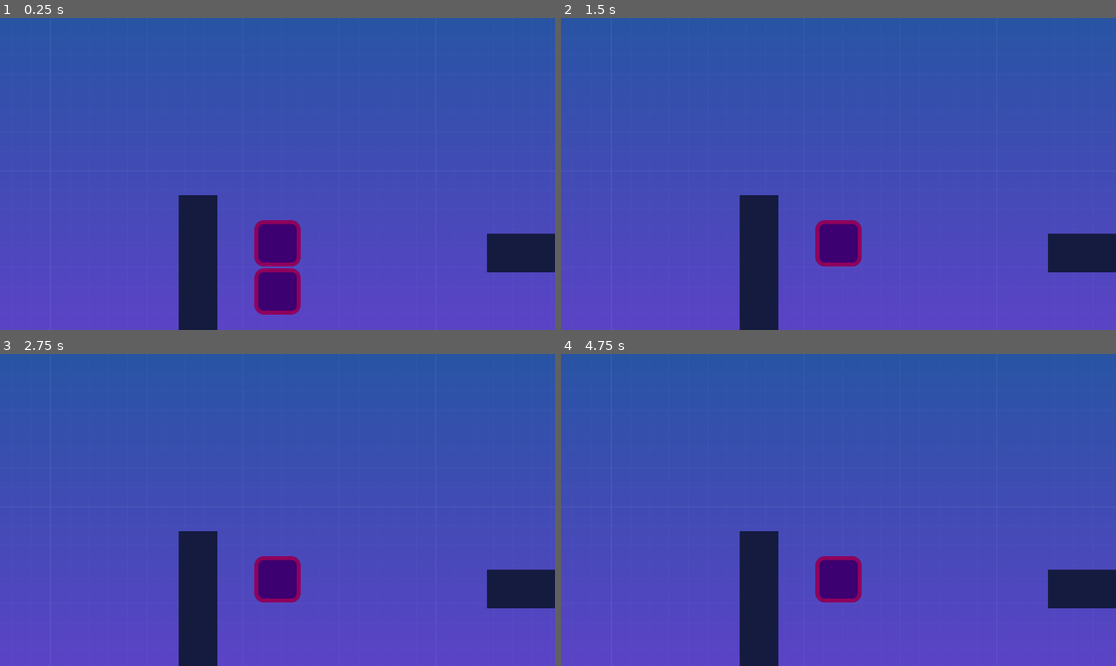
Above: before the commit, frames 1-4 (two rows, left to right).
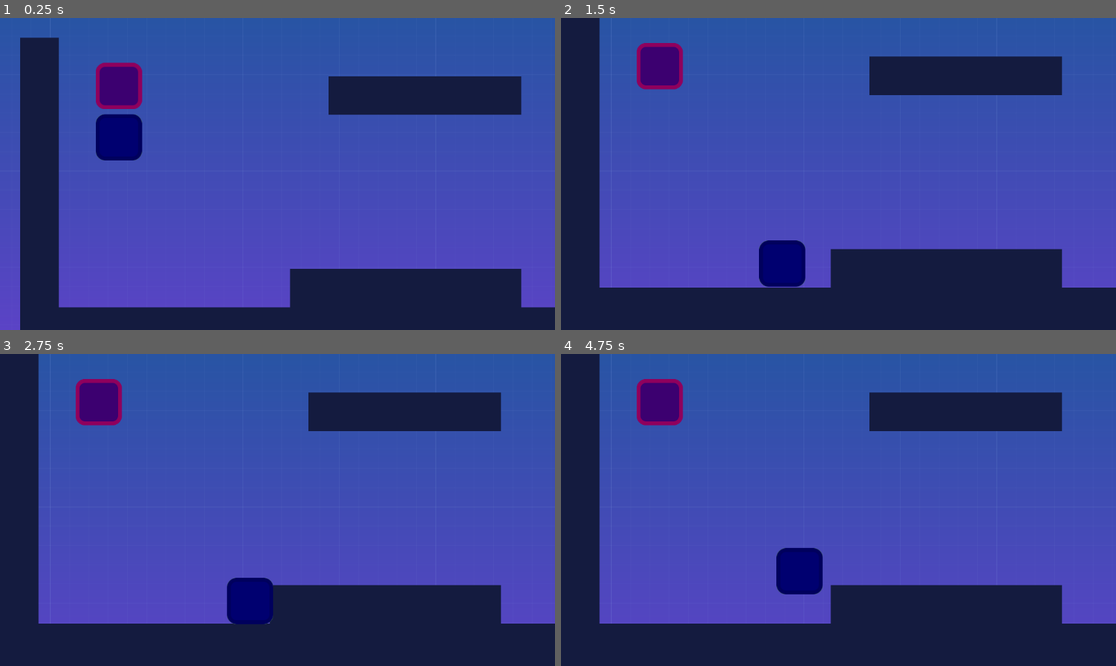
Above: after the commit, the same moments.

Repository: anatolbogun/godot-smoother-node-test-scene
Game: Godot game, scene res://src/Levels/level_template.tscn
Two runs of this game, one before a commit and one after it. Both use one fixed random seed, a clock stepped at 60 frames per second and the inputs below.
Inputs:
- Up to frame 1 (0.25 s): no input
- Up to frame 2 (1.5 s): hold D (move_right) from 0.53 s (still down); tap A (jump) at 0.77 s
- Up to frame 3 (2.75 s): tap A (jump) at 1.52 s; release D (move_right) at 2.03 s
- Up to frame 4 (4.75 s): tap Enter at 2.75 s; hold D (move_right) 2.78-4.28 s; tap A (jump) at 3.02, 3.77, 4.52 s

The runs differ from the first frame. In frame 1, 30% of the frame differs, in the area x 3-100%, y 6-100%; in frame 2, 34%; in frame 3, 34%; in frame 4, 35%, in the area x 0-100%, y 0-100%.
Error before the commit: Trying to assign an array of type "Array" to a variable of type "Array[Node]". (res://src/Levels/smoother2.gd:81)
Error after the commit: Trying to assign an array of type "Array" to a variable of type "Array[Node]". (res://src/Levels/smoother.gd:79)

Commit message:
better smoother without velocity

Diff:
--- a/project.godot
+++ b/project.godot
@@ -58,3 +58,7 @@
 2d_physics/layer_2="enemies"
 2d_physics/layer_3="coins"
 2d_physics/layer_4="world"
+
+[physics]
+
+common/physics_ticks_per_second=13
--- a/src/Levels/level_template.tscn
+++ b/src/Levels/level_template.tscn
@@ -39,15 +39,15 @@
 script = ExtResource("1_jn24k")
 
 [node name="Smoother" type="Node" parent="."]
-process_mode = 4
 script = ExtResource("2_8i7dr")
 recursive = false
-includes = [NodePath("../NestedTest/Player2")]
+includes = [NodePath("../NestedTest/PlayerSmoother")]
 
 [node name="Smoother2" type="Node" parent="."]
+process_mode = 4
 script = ExtResource("3_jlqfd")
 recursive = false
-includes = [NodePath("../NestedTest/Player3")]
+includes = [NodePath("../NestedTest/PlayerSmoother2")]
 
 [node name="CanvasLayer" type="CanvasLayer" parent="."]
 layer = -1
@@ -68,17 +68,16 @@
 [node name="NestedTest" type="Node" parent="."]
 
 [node name="Player" parent="NestedTest" instance=ExtResource("2_m8x0h")]
-process_mode = 4
 position = Vector2(205, 148)
 safe_margin = 3.0
 
-[node name="Player2" parent="NestedTest" instance=ExtResource("2_m8x0h")]
-process_mode = 4
+[node name="PlayerSmoother" parent="NestedTest" instance=ExtResource("2_m8x0h")]
 modulate = Color(0, 0, 1, 1)
 position = Vector2(205, 148)
 safe_margin = 3.0
 
-[node name="Player3" parent="NestedTest" instance=ExtResource("2_m8x0h")]
+[node name="PlayerSmoother2" parent="NestedTest" instance=ExtResource("2_m8x0h")]
+process_mode = 4
 modulate = Color(1, 0, 1, 1)
 position = Vector2(205, 148)
 safe_margin = 3.0
--- a/src/Levels/smoother.gd
+++ b/src/Levels/smoother.gd
@@ -28,47 +28,39 @@
 @export var includes: Array[NodePath] = []
 @export var excludes: Array[NodePath] = []
 
-
 var _positions := {}
 var _physics_process_nodes: Array[Node]
 var _physics_process_just_updated: = false
 
 
 func _process(_delta: float) -> void:
-	# position = previous_physics_position + velocity * get_physics_process_delta_time() * Engine.get_physics_interpolation_fraction() # local smoothing approach
-	var physics_interpolation_fraction: = Engine.get_physics_interpolation_fraction()
+#	var physics_interpolation_fraction: = Engine.get_physics_interpolation_fraction()
 
-	for child in _physics_process_nodes:
-		if _positions.has(child) && _positions[child].size() == 2:
+	for node in _physics_process_nodes:
+		if _positions.has(node) && _positions[node].size() == 2:
 			if _physics_process_just_updated:
-				child.position = _positions[child][0]
-			child.position = _positions[child][0].lerp(_positions[child][1], physics_interpolation_fraction)
-#			child.position = _positions[child][0] + child.velocity * child.get_physics_process_delta_time() * physics_interpolation_fraction
+				_positions[node][1] = node.position
 
-	if _physics_process_just_updated:
-		_physics_process_just_updated = false
+			node.position = _positions[node][0].lerp(_positions[node][1], Engine.get_physics_interpolation_fraction())
+#
+	_physics_process_just_updated = false
 
 
 func _physics_process(_delta: float) -> void:
-	# position = previous_physics_position # local smoothing approach
 	var parent: = get_parent()
-
 	if parent == null: return
 
-#	print("SMOOTHER _physics_process")
-
-	# move this node to the bottom of the parent tree (typically a scene's root node) so that it is called after all other _physics_processes have been completed
-	parent.move_child(self, -1)
+	# move this node to the top of the parent tree (typically a scene's root node) so that it is called before all other _physics_processes
+	parent.move_child(self, 0)
 
 	# it's enough to update the relevant physics process nodes once per _physics_process
 	_physics_process_nodes = _get_physics_process_nodes(parent)
-
-#	print(_physics_process_nodes.map(func (node): return node.name))
 
 	for node in _physics_process_nodes:
 		if (!_positions.has(node)):
 			# only called on the first frame after this node was added to _positions
 			_positions[node] = [node.position]
+
 			# clean up _positions when a node exited the tree
 			node.tree_exited.connect(func (): _positions.erase(node))
 		elif (_positions[node].size() < 2):
@@ -77,47 +69,22 @@
 			_positions[node][1] = node.position
 		else:
 			_positions[node][0] = _positions[node][1]
-			_positions[node][1] = node.position
 			node.position = _positions[node][0]
 
 	_physics_process_just_updated = true
 
-	# previous_physics_position = position # local smoothing approach
-
-#   # the smoothed sprite position seems to be decreasing by about 1 pixel per physics process call if there is a velocity
-#	print("ORIGIN: ", parent.find_child("Player2").position - parent.find_child("Player").position)
-
-# CONTINUE:
-# Assume Player is smoothed and Player2 is exempt from smoothing.
-# I think I need to compare Player and Player2 origin positions and see where the target positions differ
-# or maybe print out the movement between each frame and compare by how much Player and Player2
-# differ. Then figure out what that number means, i.e. is it a single extra physics step that's missing?
-# That's actually possible because I think when the physics process is called there's likely
-# a physics_process between the same two frames, and so maybe it causes an issue if both
-# are applied simultaneously. What's called first, _process or _physics_process?
-# Maybe child.position shouldn't be set? No, when I comment ot the child.position line in
-# _physics_process both players at times move identically, but it's erratic. Still,
-# there may be a one (_process) frame difference between Player and Player2.
-
-
-# get scene children that ignore any nodes that don't have a _physics_process overwrite
-#func _get_physics_process_nodes(parent) -> Array[Node]:
-#	var nodes: Array[Node] = includes.map( func (include): return get_node(include))
-#
-#	for node in parent.get_children():
-#		if node != self && !excludes.has(get_path_to(node)):
-#			if node.has_method("_physics_process") && node.get("position") && !nodes.has(node):
-#				nodes.push_back(node)
-#
-#			if recursive && node.get_child_count() > 0:
-#				nodes.append_array(_get_physics_process_nodes(node))
-#
-#	return nodes
 
 # get scene children that ignore any nodes that don't have a _physics_process overwrite
 func _get_physics_process_nodes(node: Node, withIncludes: = true) -> Array[Node]:
 	var nodes: Array[Node] = includes.map( func (include): return get_node_or_null(include)).filter(func (node): return node != null) if withIncludes else []
 
+	# TO DO: this may not be necessary because the smoother node does not work applied to a parent,
+	# so either we save the original parent and move the node under the owner somehow, then call
+	# _get_physics_process_nodes with the original parent (target node), or recursive
+	# only applies to the second node hierarchy down; right now I think the next 2 lines
+	# will do nothing because the root node doesn't validate. However, if the parent node would
+	# validate we would get erratic movements because the _physics_process and _process of the
+	# smoother node being a child of the node to be smoothed gets called after, not before.
 	if node != self && !nodes.has(node) && !excludes.has(get_path_to(node)) && node.has_method("_physics_process") && node.get("position"):
 		nodes.push_back(node)
 
--- a/src/Levels/smoother2.gd
+++ b/src/Levels/smoother2.gd
@@ -33,7 +33,6 @@
 @export var includes: Array[NodePath] = []
 @export var excludes: Array[NodePath] = []
 
-var _original_parent: Node
 var _positions := {}
 var _physics_process_nodes: Array[Node]
 var _physics_process_just_updated: = false
@@ -47,7 +46,6 @@
 			if _physics_process_just_updated:
 				_positions[node] = node.position
 
-#			node.position = _positions[node] + node.velocity * node.get_physics_process_delta_time() * Engine.get_physics_interpolation_fraction()
 			node.position = _positions[node].lerp(_positions[node] - node.velocity * node.get_physics_process_delta_time(), 1 - Engine.get_physics_interpolation_fraction())
 
 	_physics_process_just_updated = false
